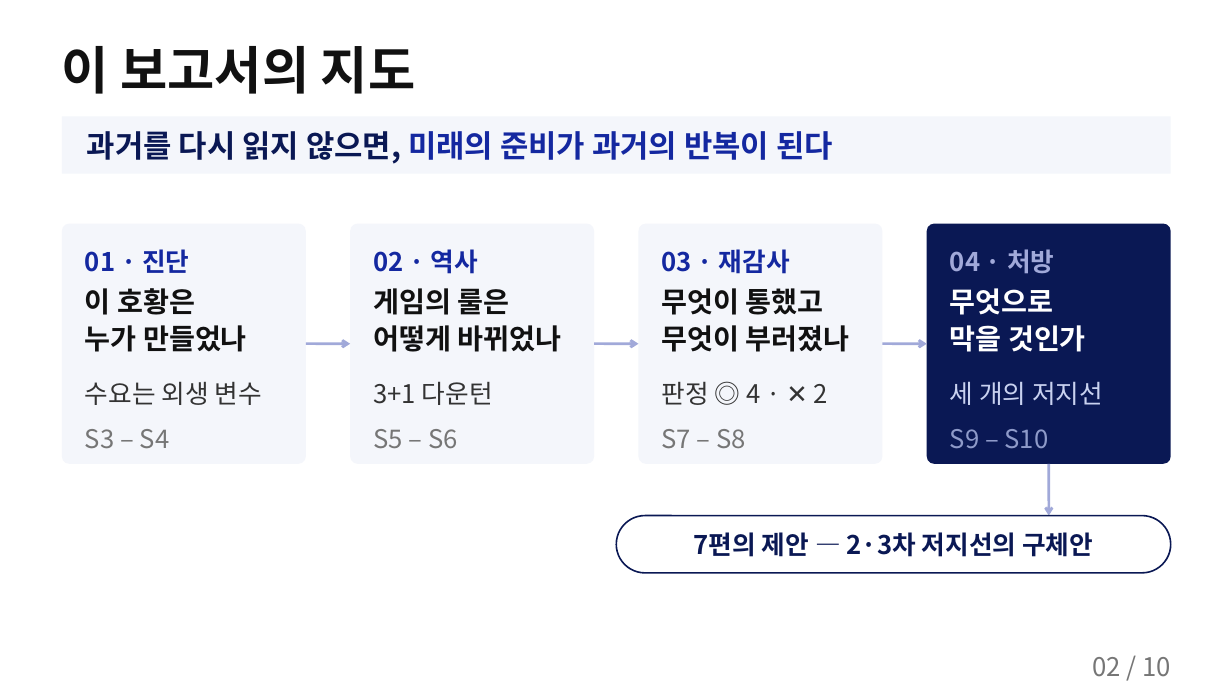
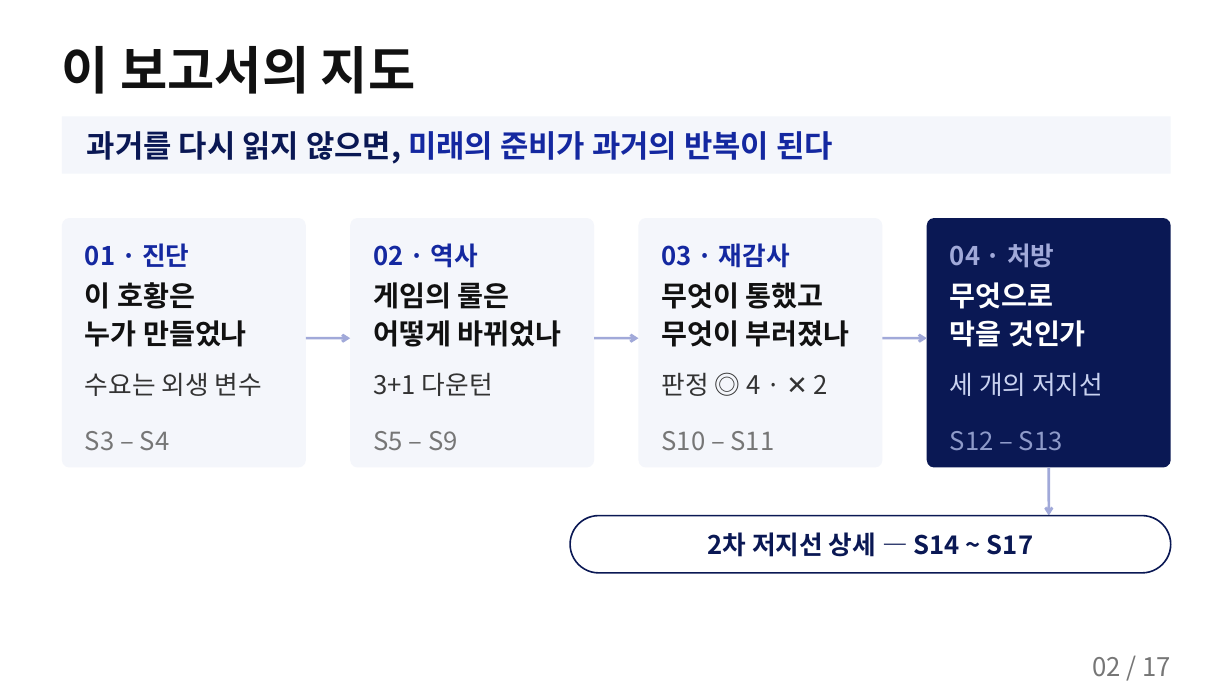
Before and after one commit to k31001/action-learning, a slide deck: slide 2 of outputs/presentation/storyline-common-overview.pptx. Drawn at 1232x693 pixels with LibreOffice and Linux fonts; fonts in the diff are those of the drawing. Boxes give left, top, right and bottom in pixels: in the first picture for what was removed or moved away, otherwise in the second. Text is boxed around its words. In the diff, an @@ line names an element or a change of style, - is before the commit and + after.

```diff
--- a/outputs/presentation/storyline-common-overview.pptx
+++ b/outputs/presentation/storyline-common-overview.pptx
@@ rounded rectangle: place and size @@
-rounded rectangle at [62,224,306,464]
+rounded rectangle at [62,218,306,468]
@@ rounded rectangle: place and size @@
-rounded rectangle at [350,224,594,464]
+rounded rectangle at [350,218,594,468]
@@ rounded rectangle: place and size @@
-rounded rectangle at [639,224,883,464]
+rounded rectangle at [639,218,883,468]
@@ proportions changed in 4 elements at [62,218,306,468], [350,218,594,468], [639,218,883,468], [927,218,1171,468] @@
@@ rounded rectangle: place and size @@
-rounded rectangle at [927,224,1171,464]
+rounded rectangle at [927,218,1171,468]
@@ 8 texts, 3 arrows: place and size @@
-8 texts, 3 arrows at [85,249,1086,352]
+8 texts, 3 arrows at [85,243,1086,347]
@@ 4 texts: place and size @@
-4 texts at [85,381,1103,405]
+4 texts at [85,372,1103,396]
@@ text at [373,431,458,451]: text changed @@
-S5 – S6
+S5 – S9
@@ text at [662,431,775,451]: text changed @@
-S7 – S8
+S10 – S11
@@ text at [950,431,1063,450]: text changed @@
-S9 – S10
+S12 – S13
@@ arrow moved from (1049, 464) - (1049, 516) to (1049, 468) - (1049, 516) @@
@@ rounded rectangle: place and size @@
-rounded rectangle at [616,516,1171,573]
+rounded rectangle at [570,516,1171,573]
@@ text at [707,532,1033,557]: text changed @@
-7편의 제안 — 2·3차 저지선의 구체안
+2차 저지선 상세 — S14 ~ S17
@@ text at [1092,657,1171,677]: text changed @@
-02 / 10
+02 / 17
```
Also in this commit, not shown: 8 other slides changed, 7 slides added, 4 other files.
